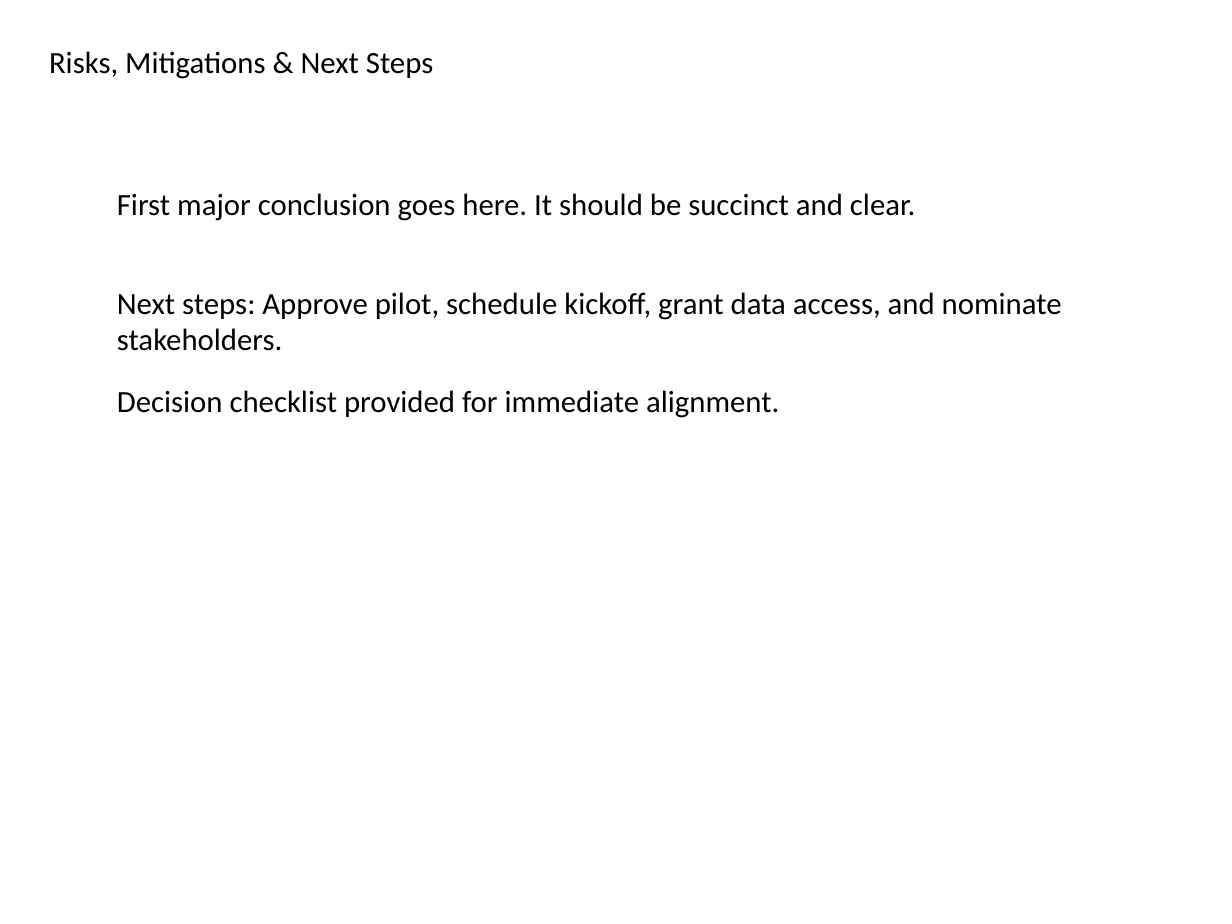
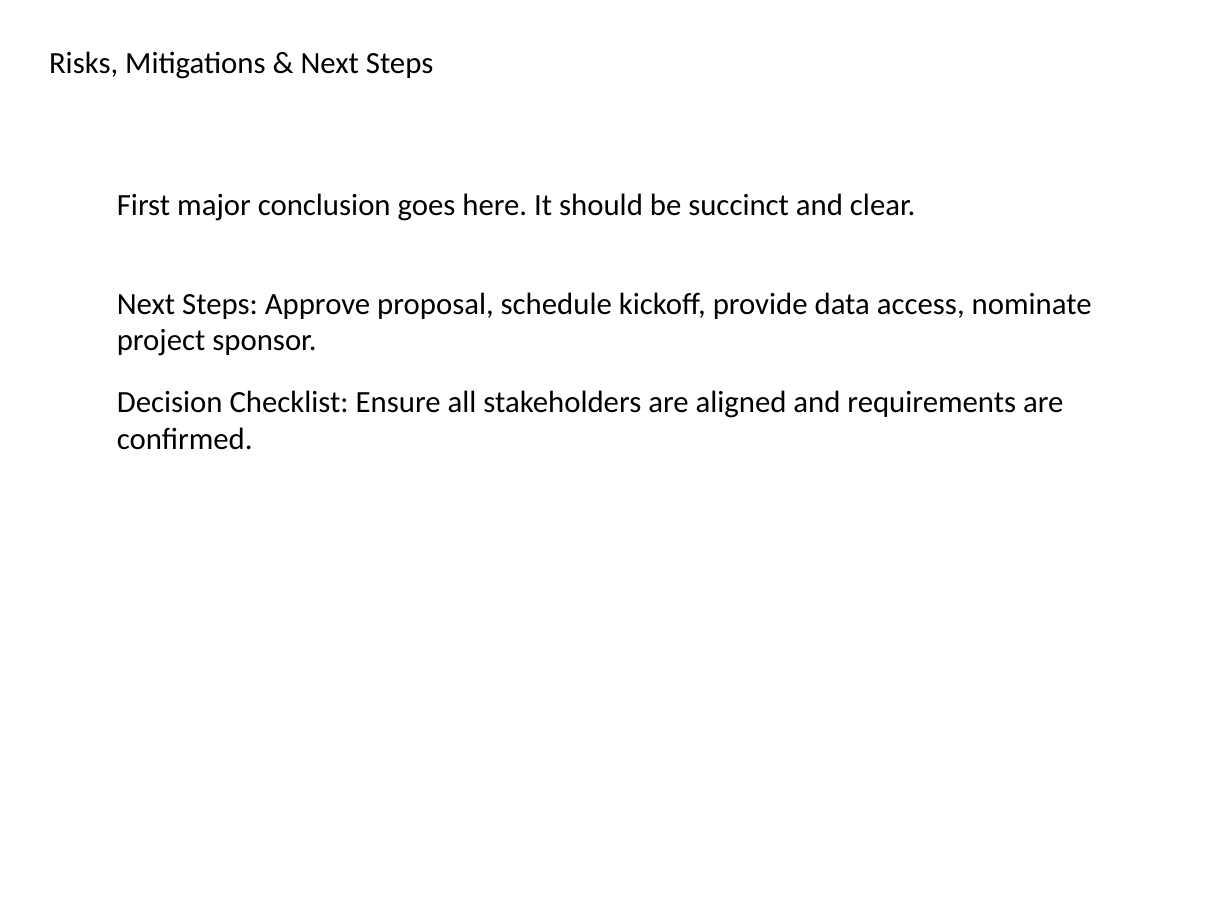
Before and after one commit to vedant1811/kenley-create-decks, a slide deck: slide 10 of src/lib/output/GeneratedPresentation.pptx. Drawn at 1232x924 pixels with LibreOffice and Linux fonts; fonts in the diff are those of the drawing. Boxes give left, top, right and bottom in pixels: in the first picture for what was removed or moved away, otherwise in the second. Text is boxed around its words. In the diff, an @@ line names an element or a change of style, - is before the commit and + after.

```diff
--- a/src/lib/output/GeneratedPresentation.pptx
+++ b/src/lib/output/GeneratedPresentation.pptx
@@ text at <box>117,292,1092,356</box>: text changed @@
-Next steps: Approve pilot, schedule kickoff, grant data access, and nominate stakeholders.
+Next Steps: Approve proposal, schedule kickoff, provide data access, nominate project sponsor.
@@ text at <box>117,390,1063,418</box>: text changed @@
-Decision checklist provided for immediate alignment.
+Decision Checklist: Ensure all stakeholders are aligned and requirements are confirmed.
```
Also in this commit, not shown: 7 other slides changed, 1 slide added, 1 slide removed, 5 other files.
